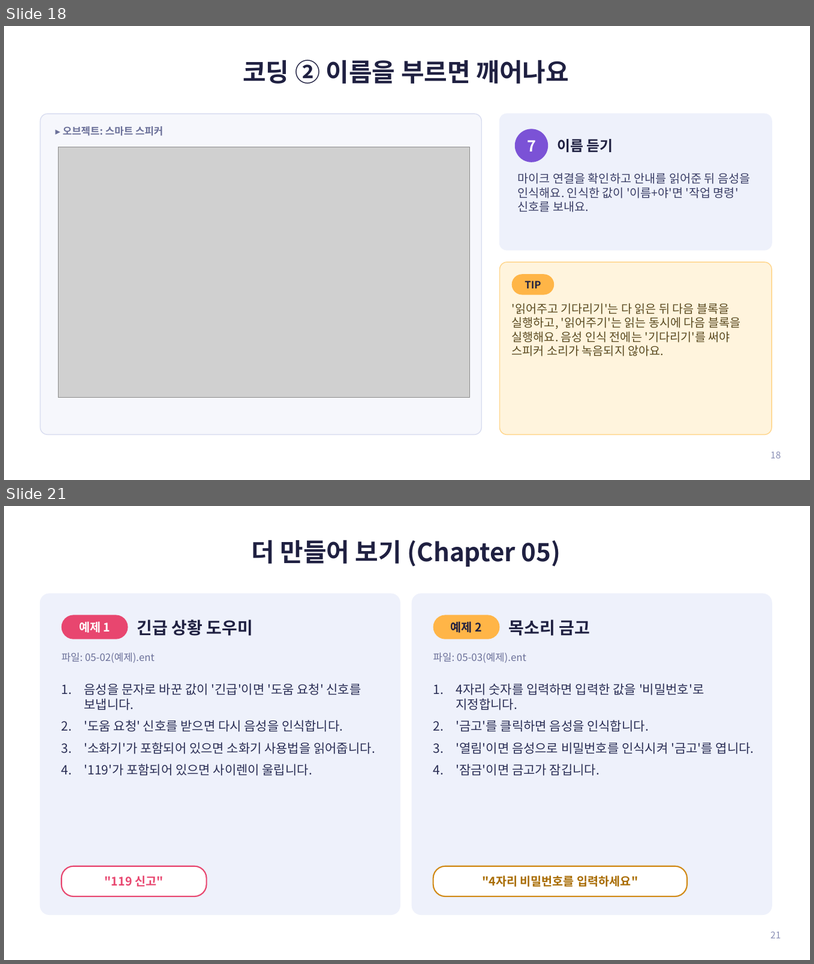
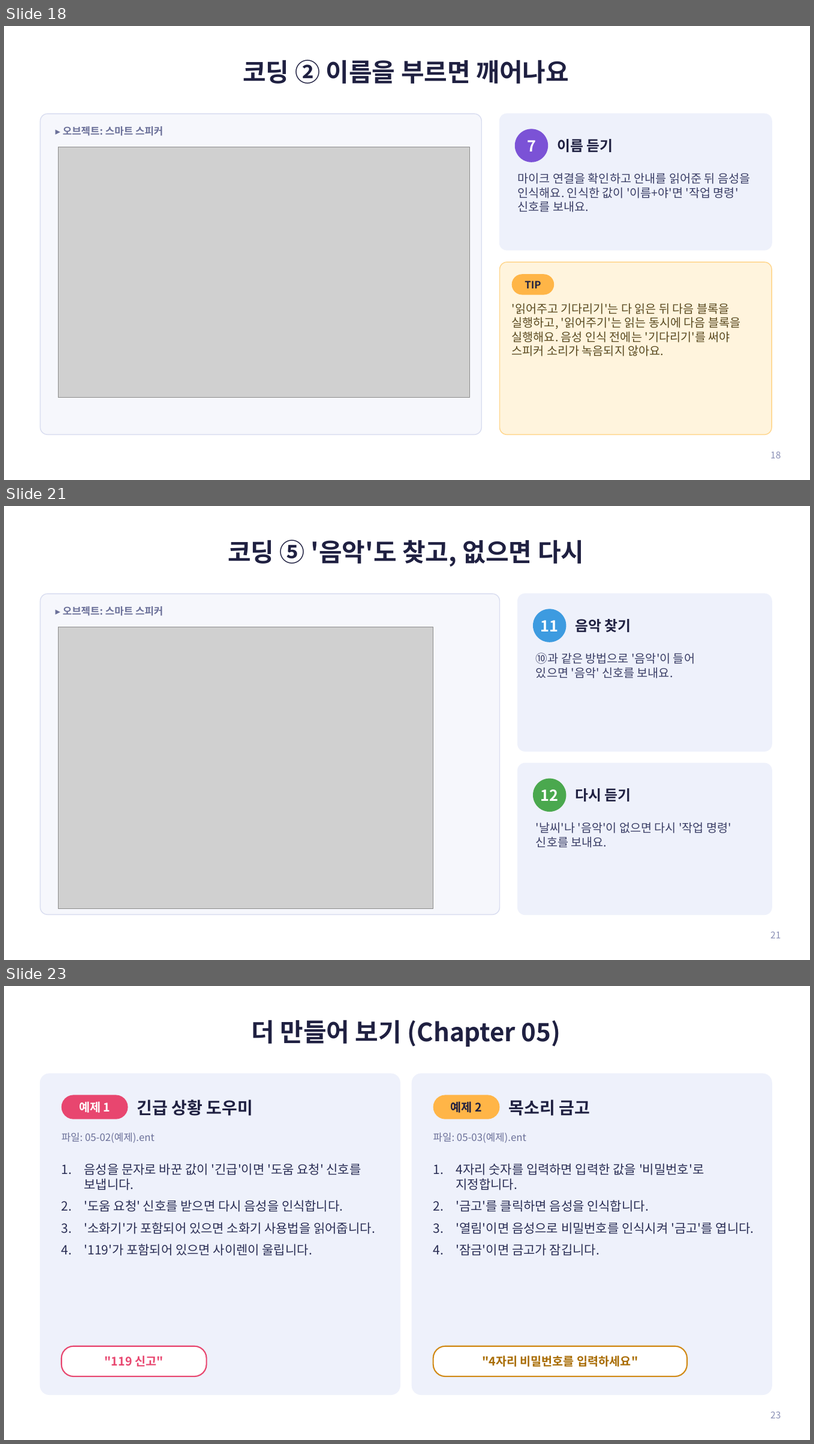
Before and after one commit to jisun294020-ops/school, a slide deck: entry-ai-audio/엔트리_AI_오디오감지_수업자료.pptx. Shown one above the other, each under a label of ours: slides 18 and 21 before the commit, slides 18, 21 and 23 after it; the slides between them are not shown. The pictures are 814x964 and 814x1444 pixels, drawn with LibreOffice and Linux fonts; fonts in the diff are those of the drawing; grey boxes stand for pictures. Boxes give left, top, right and bottom in pixels: in the first picture for what was removed or moved away, otherwise in the second. Text is boxed around its words. In the diff, an @@ line names an element or a change of style, - is before the commit and + after.

```diff
--- a/entry-ai-audio/엔트리_AI_오디오감지_수업자료.pptx
+++ b/entry-ai-audio/엔트리_AI_오디오감지_수업자료.pptx
@@ slide 21 added at [4, 506, 810, 960], background #FFFFFF @@
@@ title added at [228, 540, 584, 567], 30 pt, text #1F2041, bold @@
+코딩 ⑤ '음악'도 찾고, 없으면 다시
@@ rounded rectangle added at [40, 594, 500, 915], fill #F6F7FC, outline #D9DDF0 1 pt @@
@@ rounded rectangle added at [518, 594, 772, 751], fill #EEF1FB, outline #EEF1FB 1 pt @@
@@ text added at [63, 606, 163, 616], 12 pt, text #6B7099, bold @@
+▸ 오브젝트: 스마트 스피커
@@ ellipse added at [533, 609, 567, 642], fill #3D9BE0 @@
@@ picture added at [59, 627, 434, 908] @@
@@ text added at [541, 620, 559, 631], 18 pt, text #FFFFFF, bold @@
+11
@@ text added at [576, 619, 632, 632], 17 pt, text #1F2041, bold @@
+음악 찾기
@@ text added at [536, 652, 695, 678], 14 pt, text #3A3E66 @@
+⑩과 같은 방법으로 '음악'이 들어 있으면 '음악' 신호를 보내요.
@@ rounded rectangle added at [518, 763, 772, 915], fill #EEF1FB, outline #EEF1FB 1 pt @@
@@ ellipse added at [533, 778, 567, 811], fill #4AA84E @@
@@ text added at [541, 789, 559, 801], 18 pt, text #FFFFFF, bold @@
+12
@@ text added at [576, 788, 632, 801], 17 pt, text #1F2041, bold @@
+다시 듣기
@@ text added at [536, 822, 732, 847], 14 pt, text #3A3E66 @@
+'날씨'나 '음악'이 없으면 다시 '작업 명령' 신호를 보내요.
@@ page number added at [771, 931, 781, 938], 11 pt, text #8A8FB5 @@
+21
@@ what was slide 21 is now slide 23 @@
@@ page number at [771, 1411, 781, 1418]: text changed @@
-21
+23
```
Also in this commit, not shown: 2 slides changed, 1 other slide added, 4 other files.
